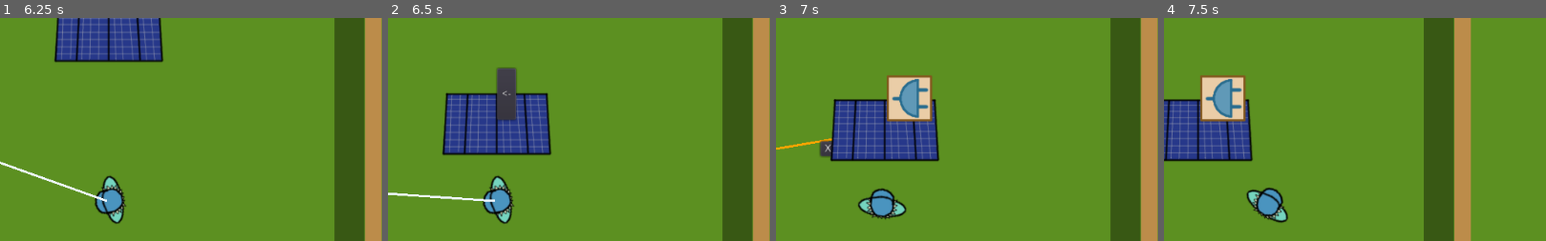
Above: before the commit, frames 1-4 (left to right).
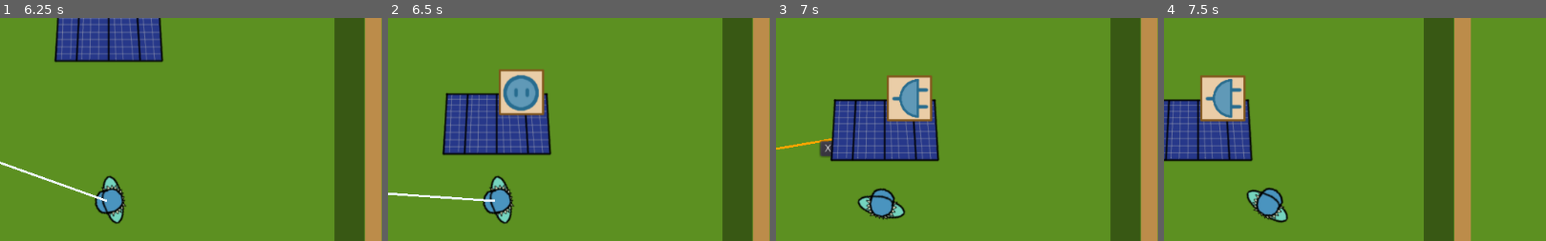
Above: after the commit, the same moments.

Repository: moisesjbc/spain-game-dev-jam-3
Game: Godot game, scene res://gameplay/main/main.tscn
The game is run twice, just before and just after one commit, with the same random seed, the same clock (stepped at 60 frames per second) and the same inputs. The engine's default icon, where the game draws it, is replaced by a stand-in: a white triangle on a blue panel in a dark square.
Inputs (mouse positions are % of the whole screen's width and height, from its top left; square brackets give the same spot before the commit, where the layout moved):
- Up to frame 1 (6.25 s): tap Enter at 0.5, 4.25 s; move the mouse to (45, 70) at 0.52 s; hold Up (ui_up) 0.53-2.03 s; move the mouse to (80, 65) at 1.27 s; move the mouse to (20, 35) at 2.02 s; hold Left (ui_left) 2.03-2.75 s; click (49, 43) at 2.75 s; tap Space at 3.5 s; move the mouse to (55, 50) at 3.52 s; hold Left (ui_left) 3.53-4.28 s; move the mouse to (35, 25) at 4.27 s; hold Down (ui_down) 4.28-5.03 s; move the mouse to (72, 45) at 5.02 s; hold Right (ui_right) 5.03-5.78 s; move the mouse to (30, 55) at 5.77 s; hold Up (ui_up) from 5.78 s (still down)
- Up to frame 2 (6.5 s): keep holding Up (ui_up)
- Up to frame 3 (7 s): release Up (ui_up) at 6.5 s; click (53, 27) [52, 27] at 6.5 s
- Up to frame 4 (7.5 s): tap Space at 7.25 s; move the mouse to (60, 28) at 7.27 s; hold Right (ui_right) from 7.28 s (still down)
The pictures show only the part of the screen within x 36-86%, y 9-59%; the shares and areas given below are measured in that part.

Frame 1 is identical in both runs. In frame 2, 2.7% of the frame differs, in the area x 28-41%, y 22-47%; in frame 3, 0.6%; in frame 4, less than 0.1%.

Commit message:
Añade sprite de conectar cable

Diff:
--- a/godot-project/gameplay/gui/building_menu/building_menu.tscn
+++ b/godot-project/gameplay/gui/building_menu/building_menu.tscn
@@ -1,9 +1,10 @@
-[gd_scene load_steps=5 format=2]
+[gd_scene load_steps=6 format=2]
 
 [ext_resource path="res://gameplay/gui/building_menu/building_menu.gd" type="Script" id=1]
 [ext_resource path="res://gameplay/gui/building_menu/throw_cable_button.gd" type="Script" id=2]
 [ext_resource path="res://gameplay/gui/building_menu/connect_cable_button.gd" type="Script" id=3]
 [ext_resource path="res://gameplay/gui/building_menu/cable_out_button.png" type="Texture" id=4]
+[ext_resource path="res://gameplay/gui/building_menu/cable_in_button.png" type="Texture" id=5]
 
 [node name="building_menu" type="Node2D"]
 script = ExtResource( 1 )
@@ -24,15 +25,15 @@
 
 [node name="throw_cable_button" type="TextureButton" parent="control/container"]
 margin_right = 64.0
-margin_bottom = 64.0
+margin_bottom = 69.0
 texture_normal = ExtResource( 4 )
 script = ExtResource( 2 )
 
-[node name="connect_cable_button" type="Button" parent="control/container"]
+[node name="connect_cable_button" type="TextureButton" parent="control/container"]
 margin_left = 68.0
-margin_right = 93.0
+margin_right = 132.0
 margin_bottom = 69.0
-text = "<-"
+texture_normal = ExtResource( 5 )
 script = ExtResource( 3 )
 [connection signal="pressed" from="control/container/throw_cable_button" to="control/container/throw_cable_button" method="_on_throw_cable_button_pressed"]
 [connection signal="pressed" from="control/container/connect_cable_button" to="control/container/connect_cable_button" method="_on_connect_cable_button_pressed"]
--- a/godot-project/gameplay/gui/building_menu/connect_cable_button.gd
+++ b/godot-project/gameplay/gui/building_menu/connect_cable_button.gd
@@ -1,4 +1,4 @@
-extends Button
+extends TextureButton
 
 
 var menu
Binary file added: godot-project/gameplay/gui/building_menu/cable_in_button.png
Not shown, added: godot-project/gameplay/gui/building_menu/cable_in_button.png.import
Not shown, changed: design/action_button.xcf
